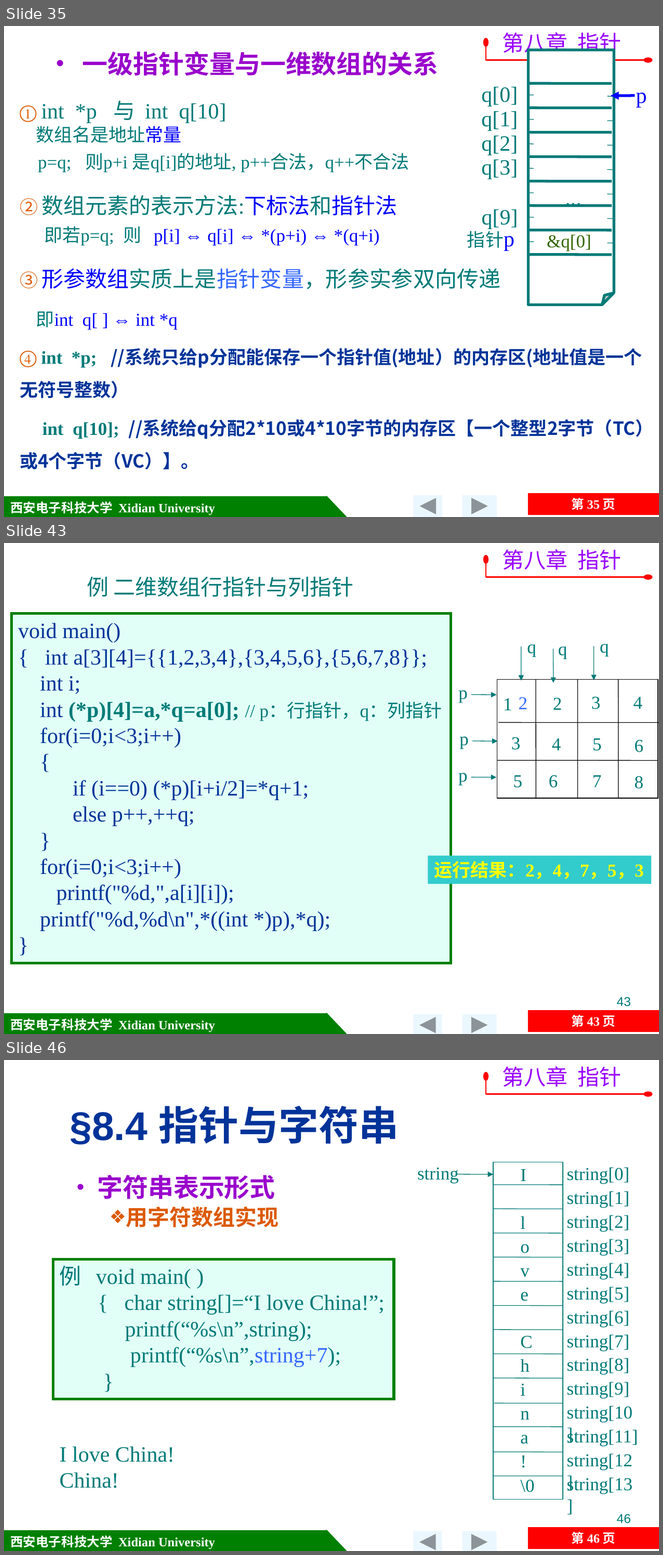
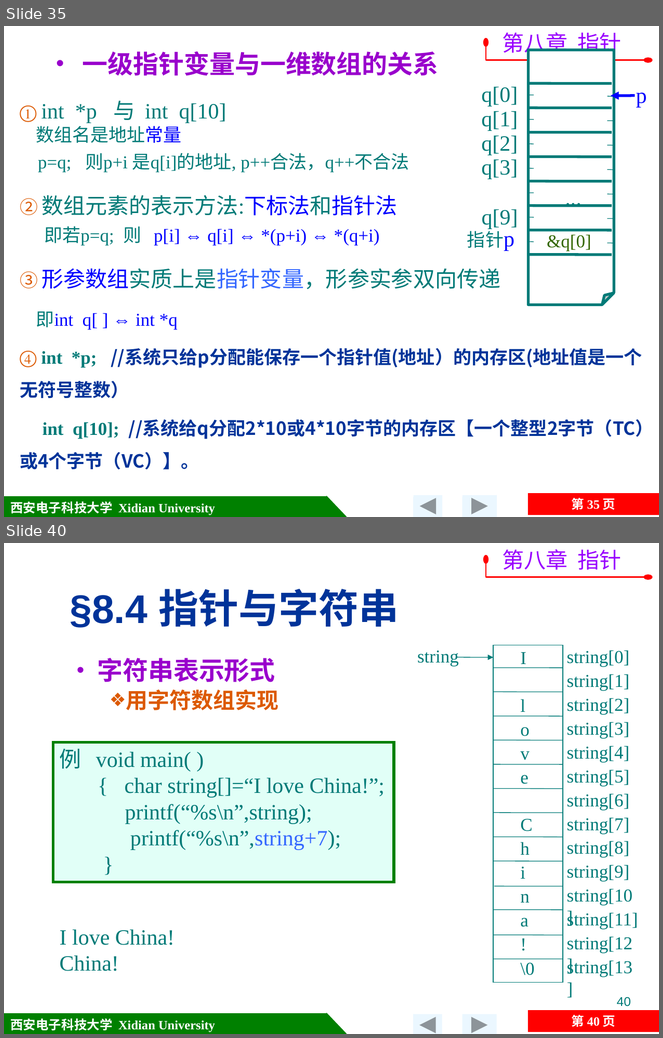
Before and after one commit to jtrfid/C-Repositories, a slide deck: 2015备课/课件/第8章 指针.pptx. Shown one above the other, each under a label of ours: slides 35, 43 and 46 before the commit, slides 35 and 40 after it; the slides between them are not shown. The pictures are 663x1555 and 663x1038 pixels, drawn with LibreOffice and Linux fonts; fonts in the diff are those of the drawing; background and template pictures are left out. Boxes give left, top, right and bottom in pixels: in the first picture for what was removed or moved away, otherwise in the second. Text is boxed around its words. In the diff, an @@ line names an element or a change of style, - is before the commit and + after.

Commit message:
修订ch8，添加实参二维数组，形参一维数组

```diff
--- a/2015备课/课件/第8章 指针.pptx
+++ b/2015备课/课件/第8章 指针.pptx
@@ slide 43 removed at (x1=4, y1=543, x2=659, y2=1034), background picture (left out); not listed: 5 template elements that a slide beside it also shows @@
@@ text removed at (x1=502, y1=549, x2=621, y2=570) @@
-第八章 指针
@@ freeform shape removed at (x1=486, y1=560, x2=649, y2=577) @@
@@ text removed at (x1=87, y1=576, x2=354, y2=597) @@
-例 二维数组行指针与列指针
@@ rectangle removed at (x1=12, y1=614, x2=451, y2=964) @@
-void main()
-{ int a[3][4]={{1,2,3,4},{3,4,5,6},{5,6,7,8}};
-int i;
-int (*p)[4]=a,*q=a[0]; // p：行指针，q：列指针
-for(i=0;i<3;i++)
-{
-if (i==0) (*p)[i+i/2]=*q+1;
-else p++,++q;
-}
-for(i=0;i<3;i++)
-printf("%d,",a[i][i]);
-printf("%d,%d\n",*((int *)p),*q);
-}
@@ group removed at (x1=458, y1=644, x2=536, y2=703): 2 arrows, 2 texts @@
-p
-q
@@ group removed at (x1=460, y1=646, x2=568, y2=749): 2 arrows, 2 texts @@
-p
-q
@@ group removed at (x1=458, y1=644, x2=609, y2=785): 2 arrows, 2 texts @@
-p
-q
@@ text removed at (x1=519, y1=697, x2=528, y2=709) @@
-2
@@ group removed at (x1=497, y1=680, x2=659, y2=798): 12 texts, 5 lines, 1 rectangle @@
-1
-2
-3
-4
-3
-4
-5
-6
-5
-6
-7
-8
@@ rectangle removed at (x1=428, y1=856, x2=651, y2=884) @@
-运行结果：2，4，7，5，3
@@ page number removed at (x1=617, y1=997, x2=631, y2=1007) @@
-43
@@ what was slide 46 is now slide 40 @@
@@ page number at (x1=617, y1=997, x2=631, y2=1007): text changed @@
-46
+40
@@ page number at (x1=572, y1=1015, x2=616, y2=1027): text changed @@
-第 46 页
+第 40 页
```
Also in this commit, not shown: 13 slides changed, 1 slide added, 6 other slides removed.
